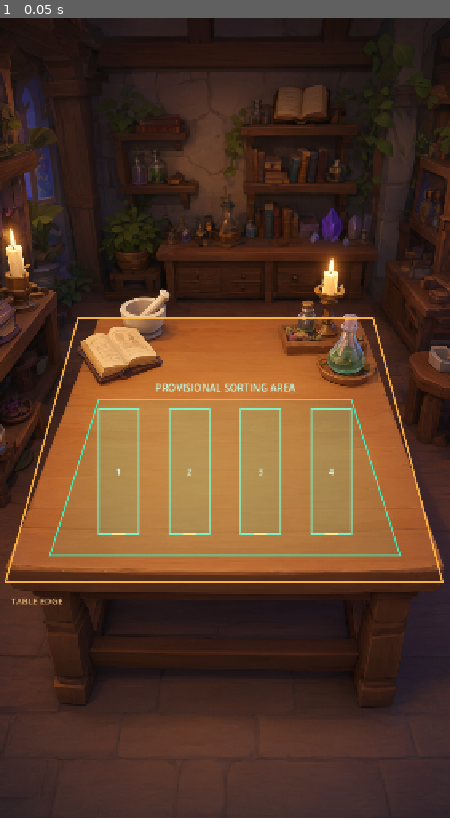
Above: before the commit, frame 1.
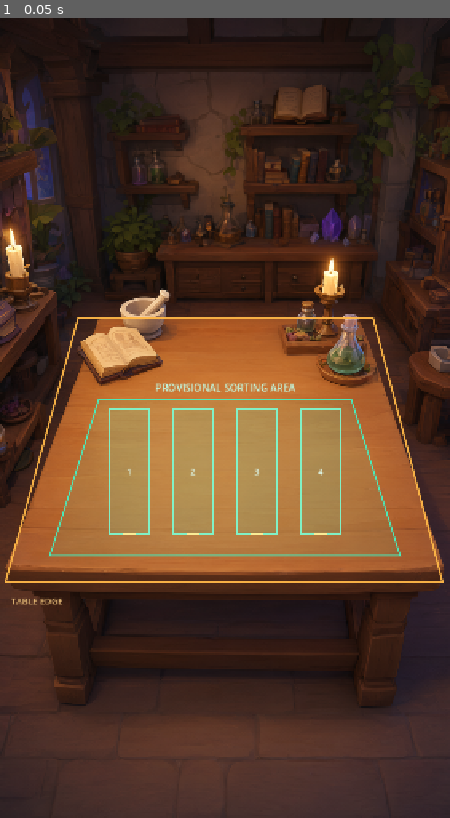
Above: after the commit, the same moment.

Repository: Kryodo/spell-sort-game
Game: Godot game, scene res://scenes/workshop_spatial_layout_preview.tscn
Two runs of this game, one before a commit and one after it. Both use one fixed random seed, a clock stepped at 60 frames per second and the inputs below. This scene is started directly instead of the project's main scene.
Inputs:
- Up to frame 1 (0.05 s): no input

The runs differ from the first frame. In frame 1, 1.3% of the frame differs, in the area x 21-79%, y 48-65%.

Commit message:
Refine workshop vial guide spacing

Diff:
--- a/scripts/workshop_spatial_layout_guides.gd
+++ b/scripts/workshop_spatial_layout_guides.gd
@@ -4,10 +4,10 @@
 # workshop background. These are development guides, not final gameplay UI.
 
 const SLOT_CENTERS: Array[Vector2] = [
-	Vector2(190.0, 826.0),
-	Vector2(303.0, 826.0),
-	Vector2(417.0, 826.0),
-	Vector2(530.0, 826.0)
+	Vector2(207.0, 826.0),
+	Vector2(309.0, 826.0),
+	Vector2(411.0, 826.0),
+	Vector2(513.0, 826.0)
 ]
 const SLOT_SIZE := Vector2(64.0, 200.0)
 
